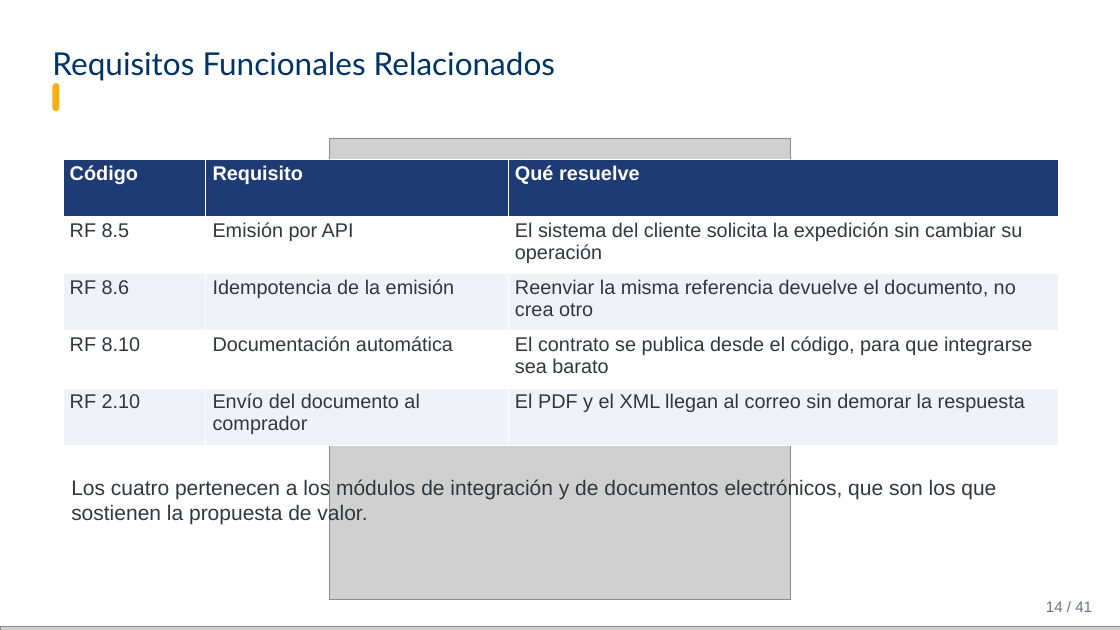
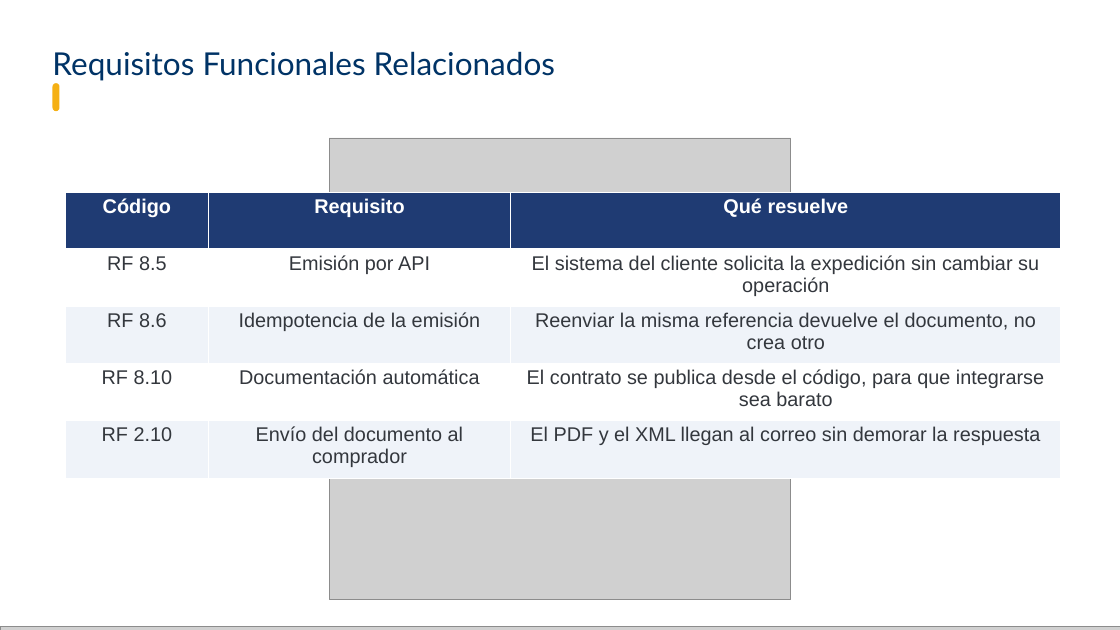
Before and after one commit to Brandonpyjv/Factugest, a slide deck: slide 14 of docs expo/carpeta exposicion/FactuGest - Sustentación.pptx. Drawn at 1120x630 pixels with LibreOffice and Linux fonts; fonts in the diff are those of the drawing; grey boxes stand for pictures; background and template pictures are left out. Boxes give left, top, right and bottom in pixels: in the first picture for what was removed or moved away, otherwise in the second. Text is boxed around its words. In the diff, an @@ line names an element or a change of style, - is before the commit and + after.

```diff
--- a/docs expo/carpeta exposicion/FactuGest - Sustentación.pptx
+++ b/docs expo/carpeta exposicion/FactuGest - Sustentación.pptx
@@ table at (66,192,1061,478) @@
@@ alignment left to centre @@
@@ table: place and size @@
-table at (63,160,1059,445)
+table at (66,192,1061,478)
@@ text removed at (71,478,996,525) @@
-Los cuatro pertenecen a los módulos de integración y de documentos electrónicos, que son los que sostienen la propuesta de valor.
@@ text removed at (1046,601,1092,612) @@
-14 / 41
```
Also in this commit, not shown: 35 other slides changed, 2 slides added, 5 slides removed, 10 other files.
